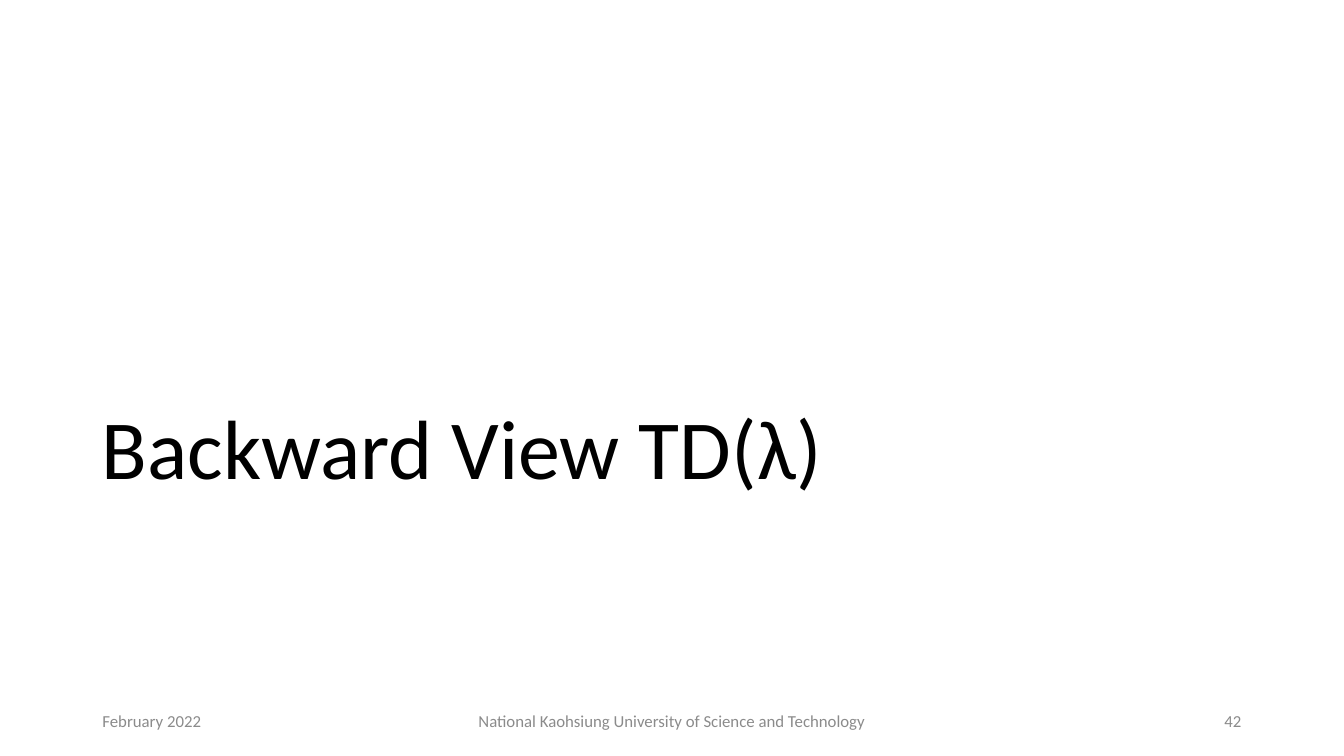
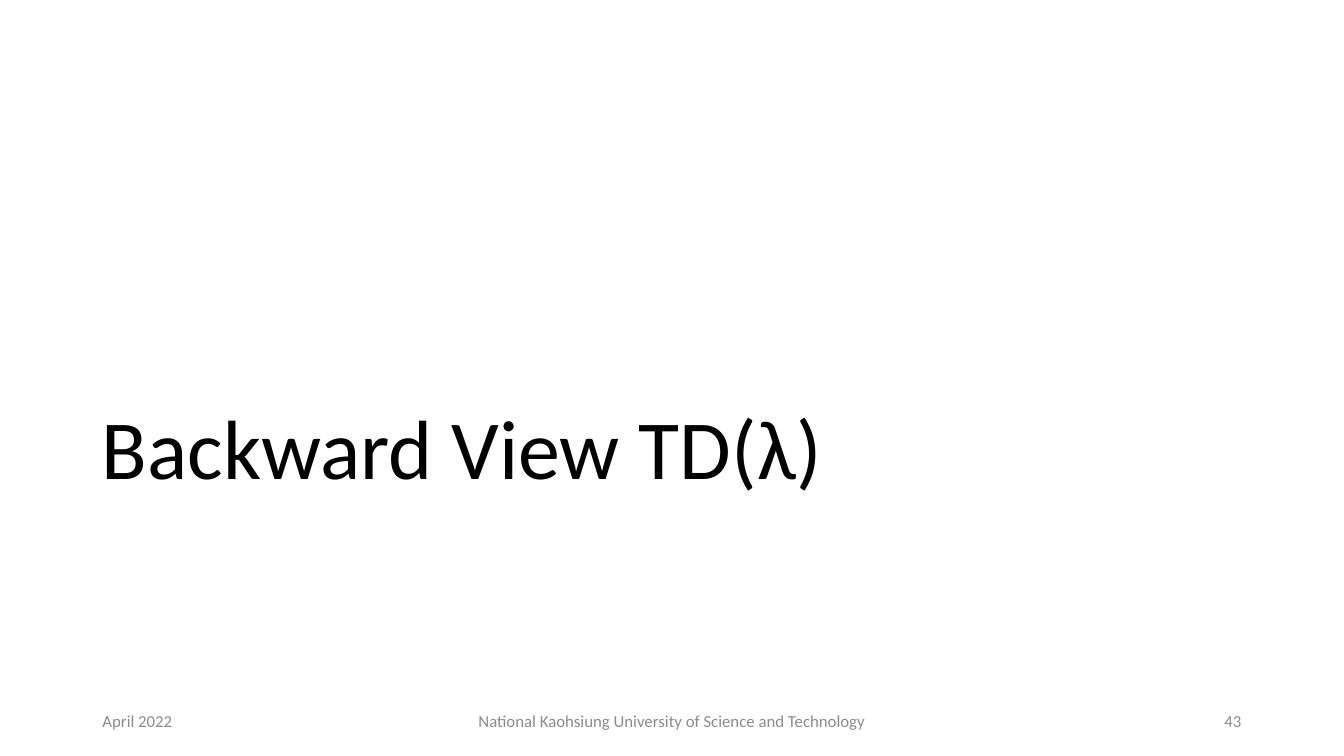
Before and after one commit to chiayisu/chiayisu.github.io, a slide deck: slide 43 of files/course_material/2022_Spring/PPT/Lecture4.pptx (slide 42 before the commit). Drawn at 1344x756 pixels with LibreOffice and Linux fonts; fonts in the diff are those of the drawing; background and template pictures are left out. Boxes give left, top, right and bottom in pixels: in the first picture for what was removed or moved away, otherwise in the second. Text is boxed around its words. In the diff, an @@ line names an element or a change of style, - is before the commit and + after.

```diff
--- a/files/course_material/2022_Spring/PPT/Lecture4.pptx
+++ b/files/course_material/2022_Spring/PPT/Lecture4.pptx
@@ text at (102,715,172,730): text changed @@
-February 2022
+April 2022
@@ page number at (1224,716,1241,727): text changed @@
-42
+43
```
Also in this commit, not shown: 47 other slides changed, 1 slide added.
